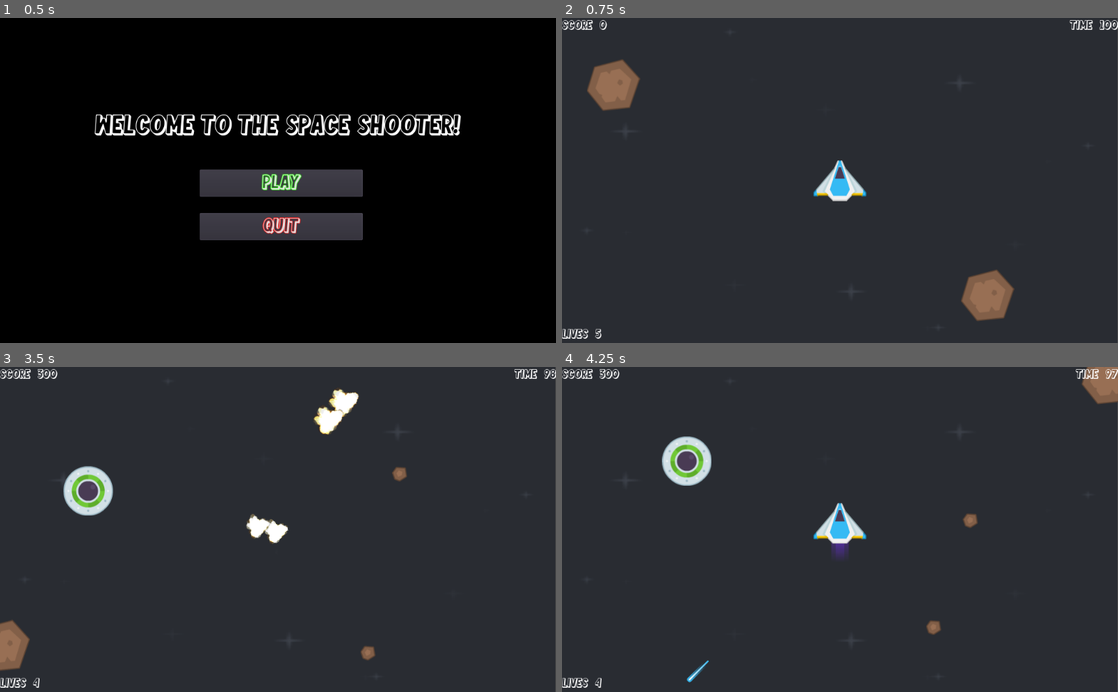
Above: before the commit, frames 1-4 (two rows, left to right).
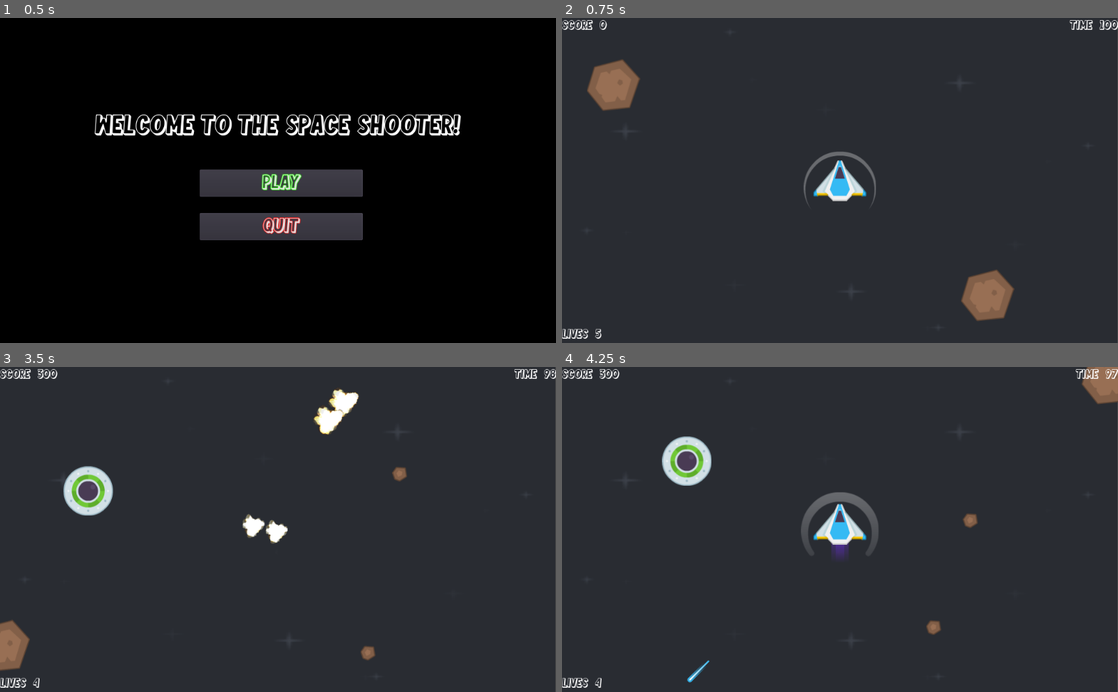
Above: after the commit, the same moments.

Repository: Tre101/Project-Twilight-1
Game: Godot game, scene res://UI/Main_Menu.tscn
Two runs of this game, one before a commit and one after it. Both use one fixed random seed, a clock stepped at 60 frames per second and the inputs below. Video files are missing from this copy of the repository; at most half a second of black plays in their place.
Inputs:
- Up to frame 1 (0.5 s): no input
- Up to frame 2 (0.75 s): click "Play" at 0.5 s
- Up to frame 3 (3.5 s): hold D (right) 1.28-2.03 s; tap Space (shoot) at 1.35, 2.1, 2.85 s; hold A (left) 2.03-2.78 s; hold D (right) from 2.78 s (still down)
- Up to frame 4 (4.25 s): release D (right) at 3.53 s; hold W (forward) from 3.53 s (still down); tap Space (shoot) at 3.6 s

Frame 1 is identical in both runs. In frame 2, 0.2% of the frame differs, in the area x 43-57%, y 41-58%; in frame 3, 0.2%; in frame 4, 0.9%, in the area x 22-57%, y 38-98%.

Commit message:
fonts complete

Diff:
--- a/Enemy/Bullet.tscn
+++ b/Enemy/Bullet.tscn
@@ -9,8 +9,8 @@
 [node name="Bullet" type="KinematicBody2D"]
 modulate = Color( 0.0470588, 0.819608, 0.227451, 1 )
 self_modulate = Color( 0.0470588, 0.819608, 0.227451, 1 )
-collision_layer = 0
-collision_mask = 0
+collision_layer = 2
+collision_mask = 2
 script = ExtResource( 2 )
 
 [node name="Sprite" type="Sprite" parent="."]
--- a/Player/Player.gd
+++ b/Player/Player.gd
@@ -6,6 +6,15 @@
 var speed = 5.0
 var max_speed = 400.0
 var health = 1
+
+var shields = 0
+var shield_regen = 2
+var shield_max = 50
+var shield_textures = [
+	preload("res://Assets/shield1.png"),
+	preload("res://Assets/shield2.png"),
+	preload("res://Assets/shield3.png")
+]
 
 var Effects = null
 onready var Explosion = load("res://Effects/Explosion.tscn")
@@ -33,6 +42,20 @@
 			bullet.rotation = rotation
 			Effects.add_child(bullet)
 
+	shields =  clamp(shields + shield_regen,-100,shield_max)
+	if shields >= shield_max:
+		$Shield.hide()
+	elif shields >= shield_max * .75:
+		$Shield.show()
+		$Shield/Sprite.texture = shield_textures[2]
+	elif shields >= shield_max * .4:
+		$Shield.show()
+		$Shield/Sprite.texture = shield_textures[1]
+	elif shields > 0:
+		$Shield.show()
+		$Shield/Sprite.texture = shield_textures[0]
+	else:
+		$Shield.hide()
 
 
 func get_input():
@@ -64,3 +87,15 @@
 func _on_Area2D_body_entered(body):
 	if body.name != "Player":
 		damage(100)
+
+
+func _on_Shield_area_entered(area):
+	if "damage" in area and not area.is_in_group("friendly") and shields >= 0:
+		shields -= area.damage
+		area.queue_free()
+
+
+func _on_Shield_body_entered(body):
+	if body != self and not body.is_in_group("friendly") and body.has_method("damage") and shields >= 0:
+		shields -= 100
+		body.damage(100)
--- a/Player/Player.tscn
+++ b/Player/Player.tscn
@@ -1,11 +1,17 @@
-[gd_scene load_steps=4 format=2]
+[gd_scene load_steps=6 format=2]
 
 [ext_resource path="res://PNG/playerShip3_blue.png" type="Texture" id=1]
 [ext_resource path="res://Assets/Exhaust.png" type="Texture" id=2]
 [ext_resource path="res://Player/Player.gd" type="Script" id=3]
+[ext_resource path="res://Assets/shield3.png" type="Texture" id=4]
+
+[sub_resource type="CircleShape2D" id=1]
+radius = 70.0
 
 [node name="Player" type="KinematicBody2D"]
 position = Vector2( 512, 300 )
+collision_layer = 3
+collision_mask = 3
 script = ExtResource( 3 )
 __meta__ = {
 "_edit_group_": true
@@ -28,4 +34,16 @@
 [node name="CollisionPolygon2D" type="CollisionPolygon2D" parent="Area2D"]
 polygon = PoolVector2Array( 0, -32, 34, 17, 17, 31, 0, 22, -16, 32, -30, 16 )
 
+[node name="Shield" type="Area2D" parent="."]
+collision_layer = 2
+collision_mask = 2
+
+[node name="Sprite" type="Sprite" parent="Shield"]
+texture = ExtResource( 4 )
+
+[node name="CollisionShape2D" type="CollisionShape2D" parent="Shield"]
+shape = SubResource( 1 )
+
 [connection signal="body_entered" from="Area2D" to="." method="_on_Area2D_body_entered"]
+[connection signal="area_entered" from="Shield" to="." method="_on_Shield_area_entered"]
+[connection signal="body_entered" from="Shield" to="." method="_on_Shield_body_entered"]
Binary file added: Assets/shield1.png
Binary file added: Assets/shield2.png
Binary file added: Assets/shield3.png
